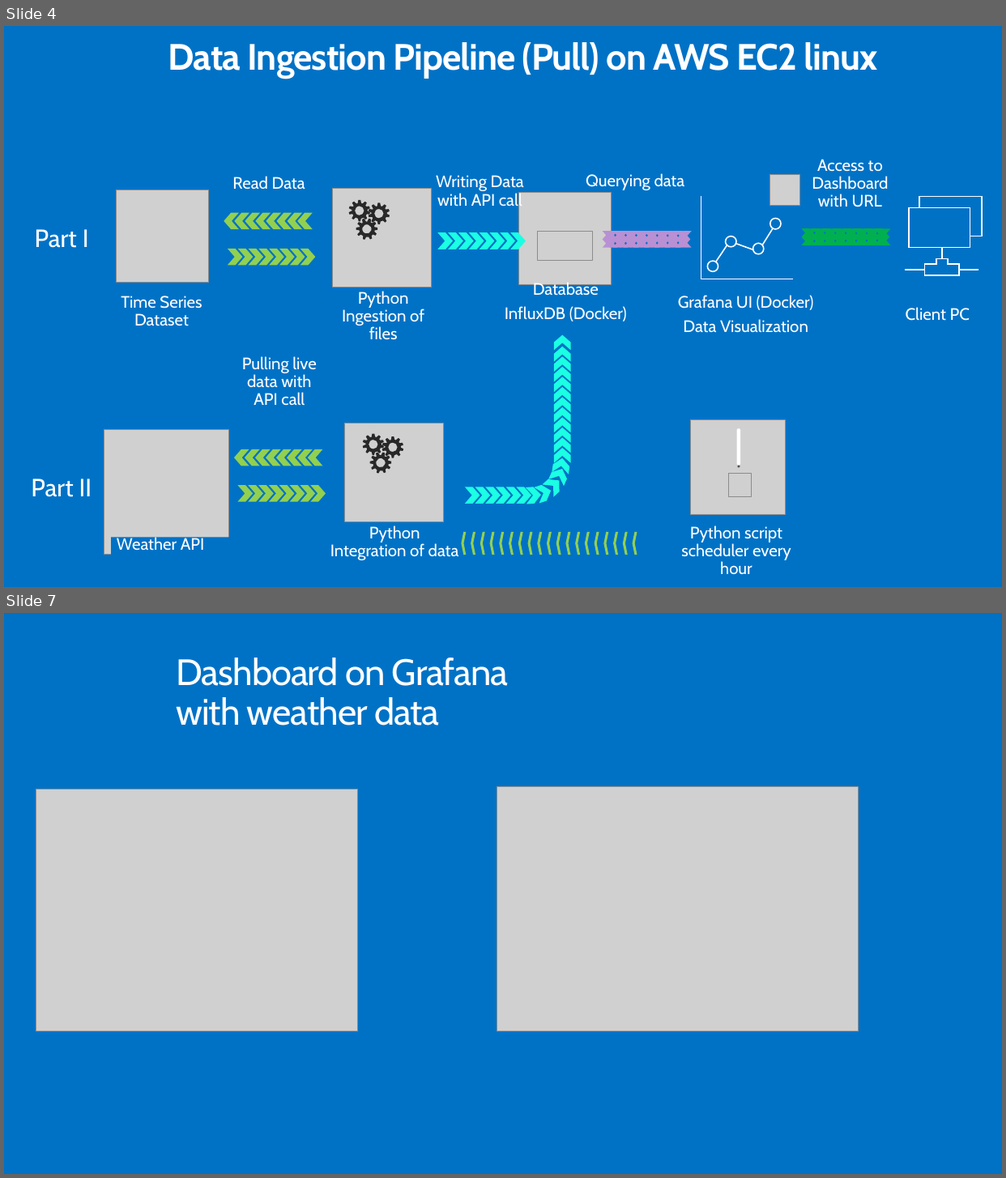
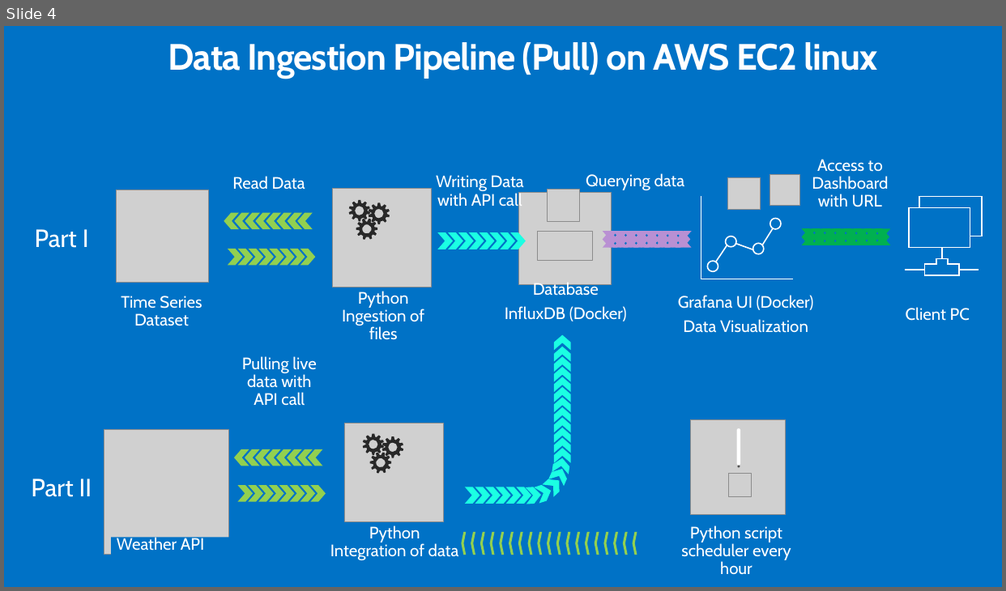
Before and after one commit to jecastrom/data_mid_bootcamp_project_classification, a slide deck: Mid-Bootcamp-Project-Deck-1.pptx. Shown one above the other, each under a label of ours: slides 4 and 7 before the commit, slide 4 after it; the slides between them are not shown. The pictures are 1006x1178 and 1006x591 pixels, drawn with LibreOffice and Linux fonts; fonts in the diff are those of the drawing; grey boxes stand for pictures; background and template pictures are left out. Boxes give left, top, right and bottom in pixels: in the first picture for what was removed or moved away, otherwise in the second. Text is boxed around its words. In the diff, an @@ line names an element or a change of style, - is before the commit and + after.

```diff
--- a/Mid-Bootcamp-Project-Deck-1.pptx
+++ b/Mid-Bootcamp-Project-Deck-1.pptx
@@ slide 7 removed at [4,613,1002,1174], background #0072C6 @@
@@ title removed at [176,658,509,726] @@
-Dashboard on Grafana
-with weather data
@@ picture removed at [36,790,357,1032] @@
@@ picture removed at [497,787,859,1032] @@
@@ slide 4 changed as well @@
@@ picture added at [548,189,580,221] @@
@@ picture added at [728,178,760,210] @@
```
Also in this commit, not shown: 5 other slides changed, 1 slide added, 1 other slide removed.
